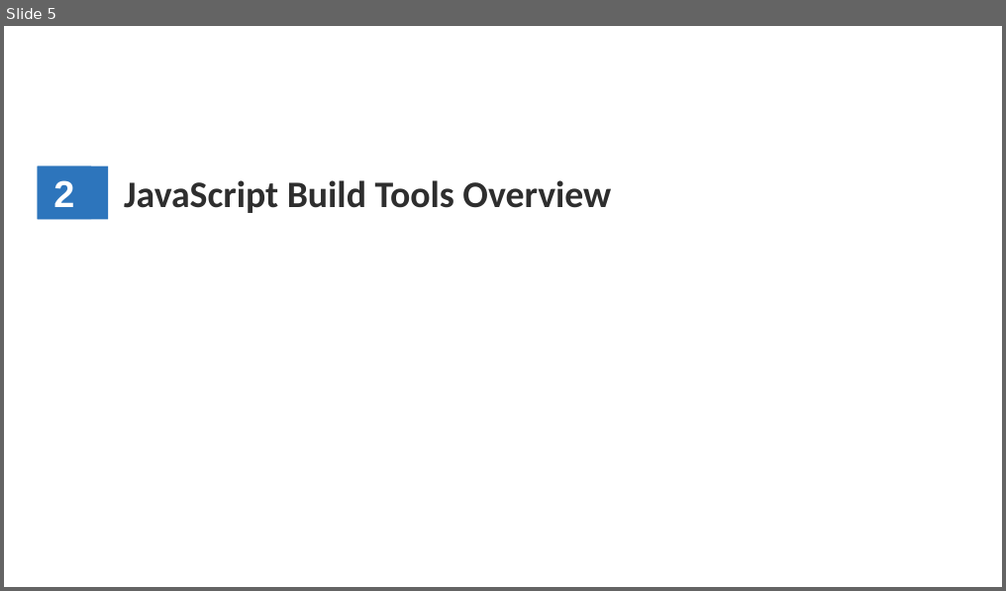
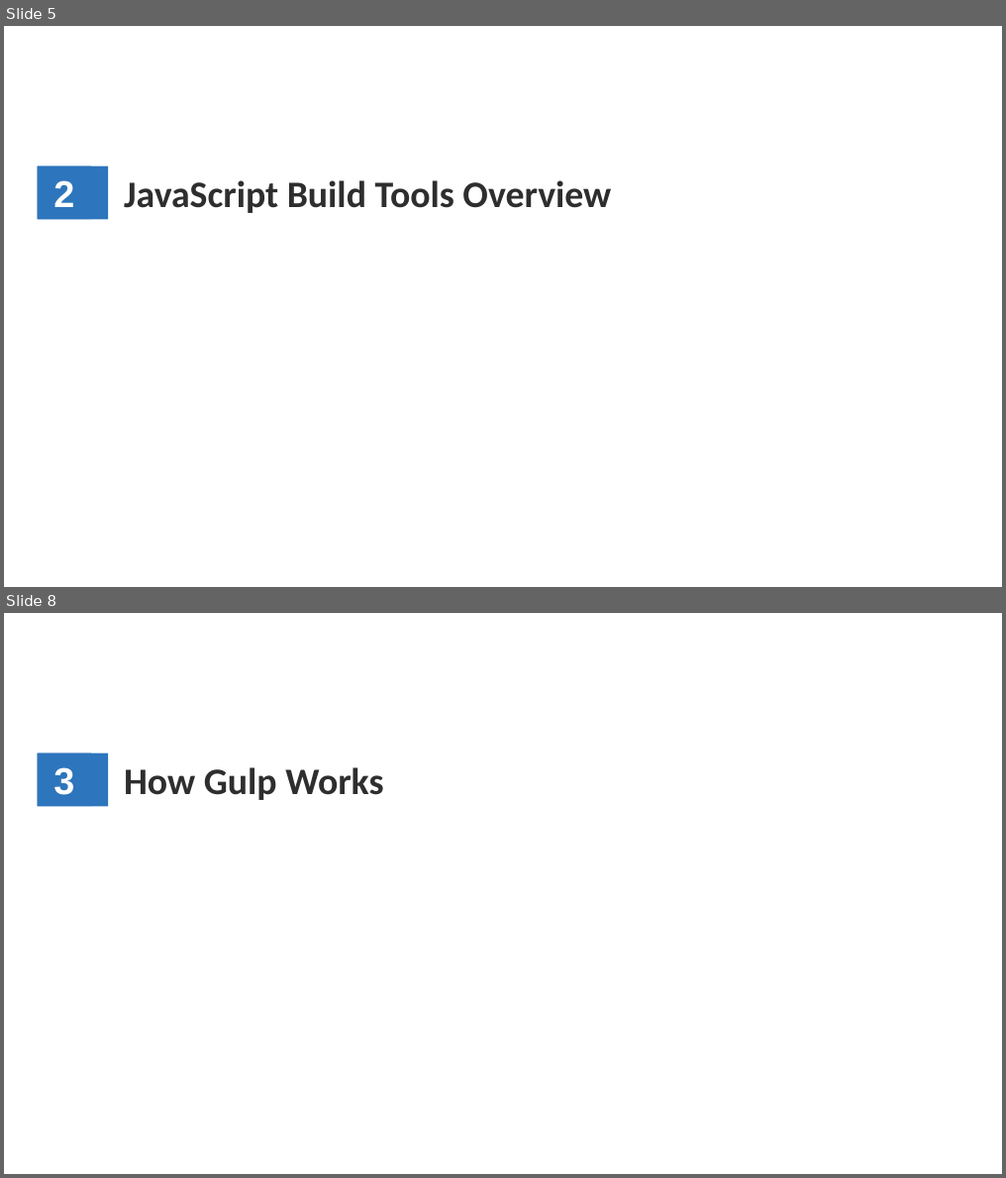
Before and after one commit to WenhaoXu/full-stack-web-course, a slide deck: engineering/2017/Gulp.pptx. Shown one above the other, each under a label of ours: slide 5 before the commit, slides 5 and 8 after it; the slides between them are not shown. The pictures are 1006x591 and 1006x1178 pixels, drawn with LibreOffice and Linux fonts; fonts in the diff are those of the drawing; background and template pictures are left out. Boxes give left, top, right and bottom in pixels: in the first picture for what was removed or moved away, otherwise in the second. Text is boxed around its words. In the diff, an @@ line names an element or a change of style, - is before the commit and + after.

Commit message:
[Engineering] update gulp ppt.

```diff
--- a/engineering/2017/Gulp.pptx
+++ b/engineering/2017/Gulp.pptx
@@ slide 8 added at (4, 613, 1002, 1174), background #FFFFFF; not listed: 1 template element that a slide beside it also shows @@
@@ text added at (37, 753, 91, 806), fill #2D75BC, 36 pt, text #FFFFFF, bold @@
+3
@@ text added at (124, 767, 383, 800), 36 pt, text #2E2E2E, bold @@
+How Gulp Works
```
Also in this commit, not shown: 2 slides changed, 14 other slides added, 4 slides removed.
